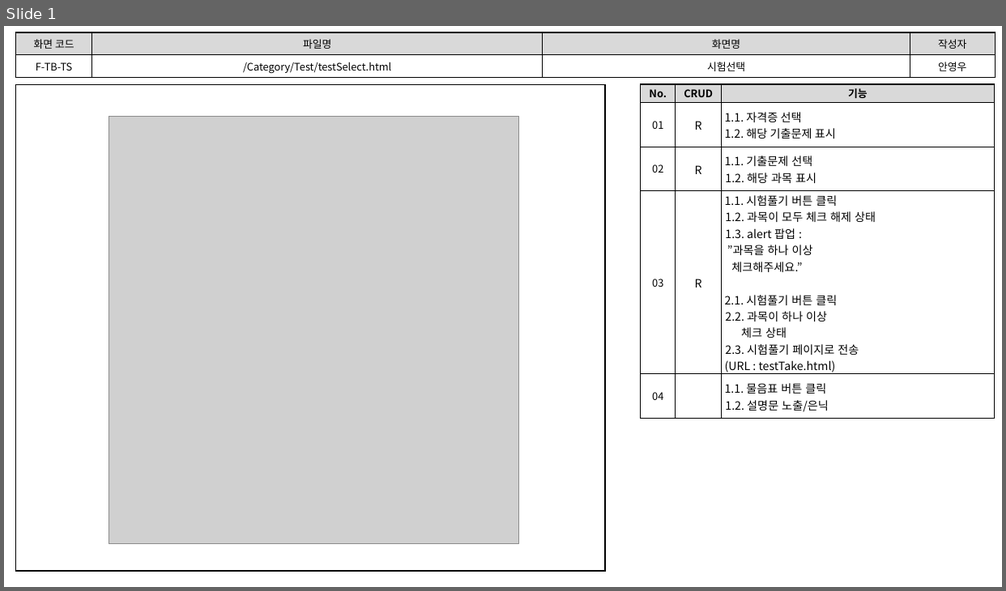
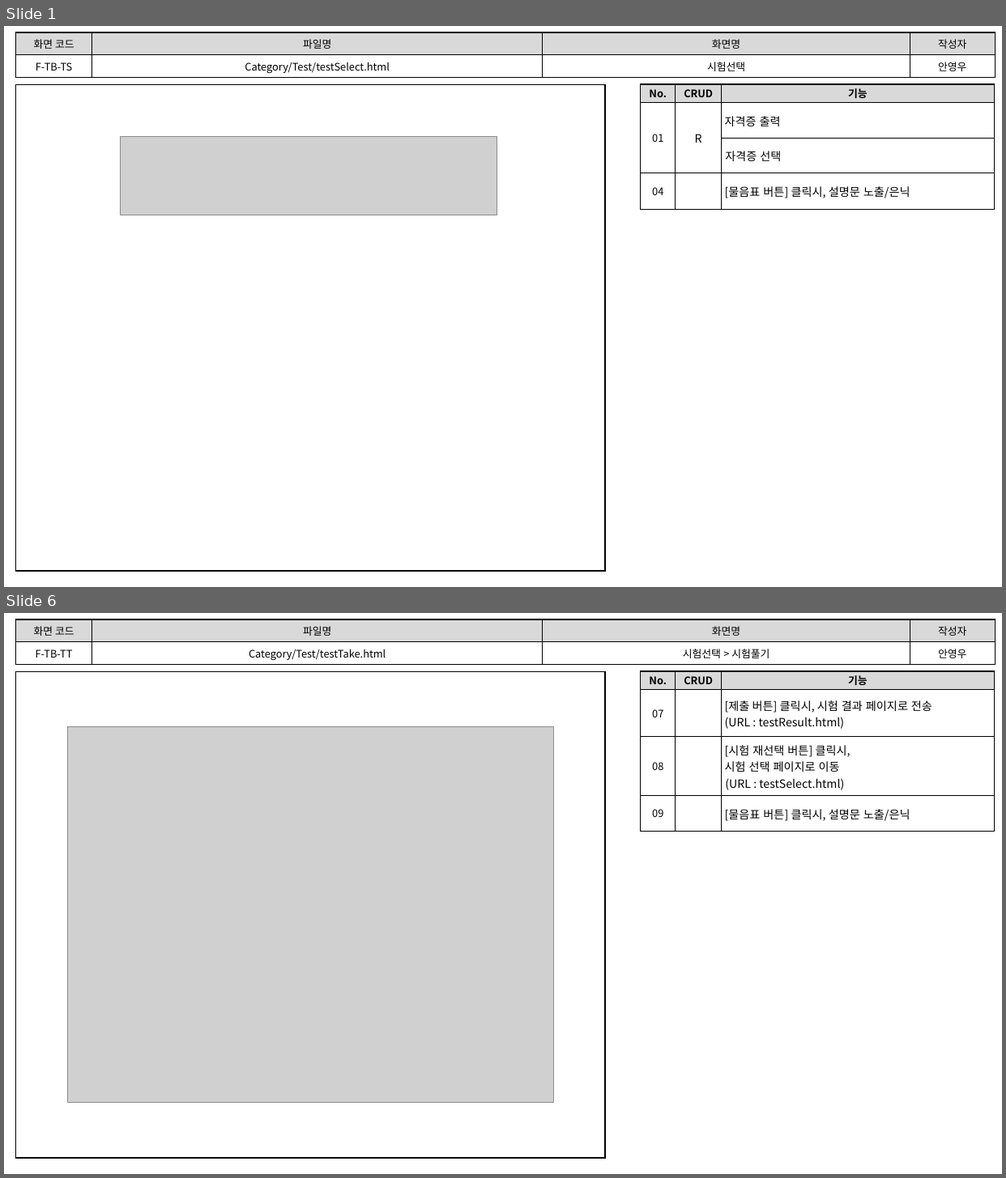
Before and after one commit to index506/cosmo6th_3thGroup, a slide deck: Text/02.화면설계도/3th_Project_화면 설계도(6기_안영우).pptx. Shown one above the other, each under a label of ours: slide 1 before the commit, slides 1 and 6 after it; the slides between them are not shown. The pictures are 1006x591 and 1006x1178 pixels, drawn with LibreOffice and Linux fonts; fonts in the diff are those of the drawing; grey boxes stand for pictures. Boxes give left, top, right and bottom in pixels: in the first picture for what was removed or moved away, otherwise in the second. Text is boxed around its words. In the diff, an @@ line names an element or a change of style, - is before the commit and + after.

Commit message:
문서 작업 중. (화면 설계도 80%)

```diff
--- a/Text/02.화면설계도/3th_Project_화면 설계도(6기_안영우).pptx
+++ b/Text/02.화면설계도/3th_Project_화면 설계도(6기_안영우).pptx
@@ slide 6 added at (4,613,1002,1174), background #FFFFFF @@
@@ table added at (16,619,995,664), 2 rows, 4 columns @@
+화면 코드 | 파일명 | 화면명 | 작성자
+F-TB-TT | Category/Test/testTake.html | 시험선택 > 시험풀기 | 안영우
@@ rectangle added at (16,671,606,1158), outline #000000 1 pt @@
@@ table added at (641,671,994,831), 4 rows, 3 columns @@
+No. | CRUD | 기능
+07 |  | [제출 버튼] 클릭시, 시험 결과 페이지로 전송 / (URL : testResult.html)
+08 |  | [시험 재선택 버튼] 클릭시, 시험 선택 페이지로 이동 (URL : testSelect.html)
+09 |  | [물음표 버튼] 클릭시, 설명문 노출/은닉
@@ picture added at (68,726,553,1102) @@
@@ slide 1 changed as well @@
@@ table at (16,32,995,77) @@
-row 2, column 2: /Category/Test/testSelect.html
+row 2, column 2: Category/Test/testSelect.html
@@ table at (641,84,994,209) @@
-row 2: 01 | R | 1.1. 자격증 선택 1.2. 해당 기출문제 표시
-row 3: 02 | R | 1.1. 기출문제 선택 1.2. 해당 과목 표시
-row 4: 03 | R | 1.1. 시험풀기 버튼 클릭 1.2. 과목이 모두 체크 해제 상태 1.3. alert 팝업 : ”과목을 하나 이상 체크해주세요.” / 2.1. 시험풀기 버튼 클릭 2.2. 과목이 하나 이상 체크 상태 2.3. 시험풀기 페이지로 전송 / (URL : testTake.html)
-row 5: 04 |  | 1.1. 물음표 버튼 클릭 1.2. 설명문 노출/은닉
+row 2: 01 | R | 자격증 출력
+row 3:  |  | 자격증 선택
+row 4: 04 |  | [물음표 버튼] 클릭시, 설명문 노출/은닉
@@ picture removed at (108,117,519,544) @@
@@ picture added at (121,136,497,215) @@
```
Also in this commit, not shown: 3 other slides changed, 6 other slides added, 1 slide removed, 2 other files.
